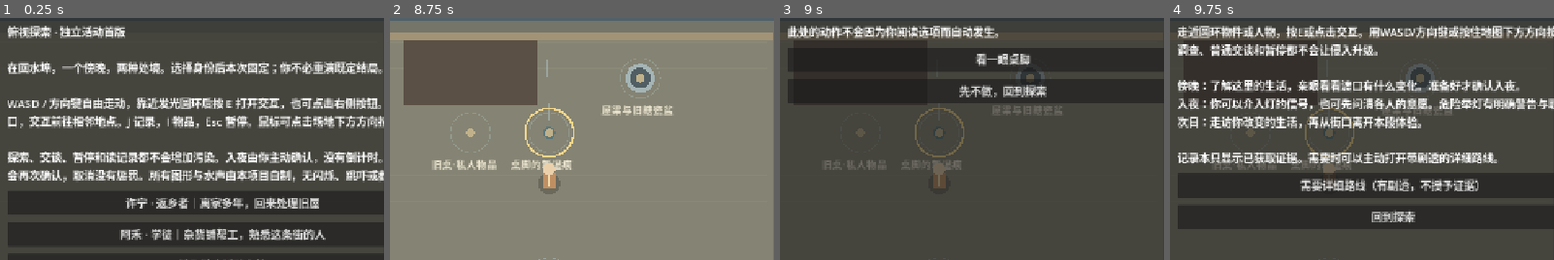
Above: before the commit, frames 1-4 (left to right).
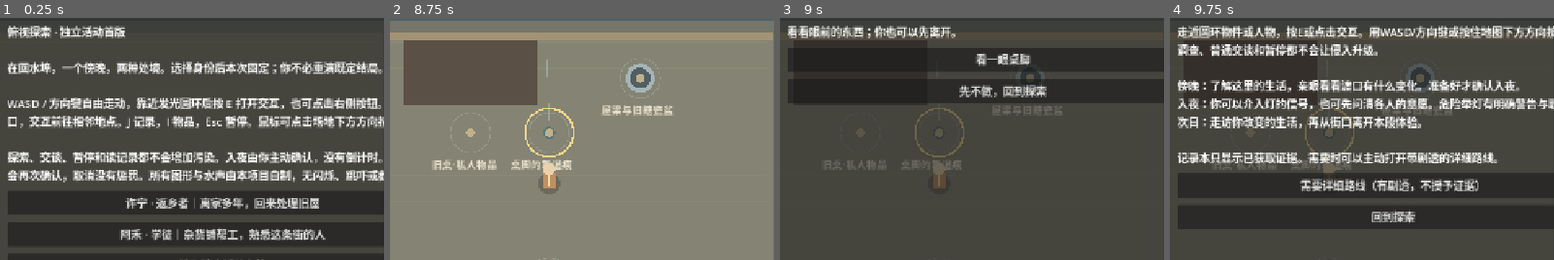
Above: after the commit, the same moments.

Repository: questroot/Cun
Game: Godot game, scene res://main.tscn
Two runs of this game, one before a commit and one after it. Both use one fixed random seed, a clock stepped at 60 frames per second and the inputs below.
Inputs (mouse positions are % of the whole screen's width and height, from its top left):
- Up to frame 1 (0.25 s): no input
- Up to frame 2 (8.75 s): click "记录 [J]" at 0.5 s; click "物品 [I]" at 1.25 s; click "暂停 [Esc]" at 2 s; click "读取独立活动存档" at 2.75 s; click "返回" at 3.5 s; click "保存" at 4.25 s; click "读取" at 5 s; click "确认" at 5.75 s; click "水声 开/关" at 6.5 s; tap Enter at 7.25 s; move the mouse to (45, 70) at 7.27 s; hold Up 7.28-8 s; tap E at 7.35 s; click (45, 70) at 7.42 s; tap Space at 7.52 s; click "许宁 · 返乡者｜离家多年，回来处理旧屋" at 8 s
- Up to frame 3 (9 s): click "[E] 交互：桌脚的新湿痕" at 8.75 s
- Up to frame 4 (9.75 s): click "当前目标 / 操作提示" at 9.5 s
The pictures show only the part of the screen within x 14-64%, y 19-69%; the shares and areas given below are measured in that part.

Frames 1-2 are identical in both runs. In frame 3, 1.8% of the frame differs, in the area x 2-57%, y 3-9%; in frame 4, nothing differs.

Commit message:
Keep Zhou negotiation in one continuing scene instead of exit loops

Diff:
--- a/activities/last-ferry/game/main.gd
+++ b/activities/last-ferry/game/main.gd
@@ -24,6 +24,8 @@
 var audio_time := 0.0
 var sound_enabled := false
 var rng := RandomNumberGenerator.new()
+var conversation_target := ""
+var conversation_response := ""
 
 func _ready() -> void:
 	add_to_group("cun_play_visible")
@@ -175,6 +177,8 @@
 func close_modal() -> void:
 	if not started: return
 	modal_open = false
+	conversation_target = ""
+	conversation_response = ""
 	paused = false
 	overlay.hide()
 	refresh_ui()
@@ -437,7 +441,22 @@
 	button(modal_body, "回到探索", close_modal)
 
 func act_button(text: String, id: String) -> void:
-	button(modal_body, text, func(): close_modal(); do_action(id))
+	button(modal_body, text, func():
+		if conversation_target == "zhou" and id in ["deliver", "verify", "zhou_memory", "signal_guess", "promise_forever", "waiting_plan", "force", "apologize"]:
+			continue_zhou(id)
+		else:
+			close_modal()
+			do_action(id))
+
+func continue_zhou(id: String) -> void:
+	# Keep the actual interlocutor nearby; never move or acquire evidence off-screen.
+	if not started or story.s.place != "shelter" or player.distance_to(Vector2(455,430)) > 82: return
+	story.act(id)
+	conversation_response = story.notice
+	modal_open = false
+	nearest = "zhou"
+	interact()
+	refresh_ui()
 
 func travel(place: String) -> void:
 	story.change_place(place)
@@ -470,7 +489,8 @@
 		travel(dest)
 		return
 	if target == "back": travel("steps"); return
-	open_modal(object_title(target), "此处的动作不会因为你阅读选项而自动发生。")
+	conversation_target = target if target == "zhou" else ""
+	open_modal(object_title(target), conversation_response if target == "zhou" and not conversation_response.is_empty() else ("周伯扶着灯等你开口。你可以谈眼前的装置，也可以先问他为什么守在这里；不用许诺自己做不到的事。" if target == "zhou" else "看看眼前的东西；你也可以先离开。"))
 	if story.s.phase == "epilogue":
 		act_button("查看次日生活与后果", "epilogue")
 		if target == "departure":
@@ -531,7 +551,7 @@
 				act_button("问他：小满以前坐渡船是什么样？", "zhou_memory")
 				if story.has("lamp") and story.has("timetable"):
 					act_button("把白罩与通航告示放在一起，讲出自己的猜测", "signal_guess")
-				if story.flag("heard_zhou") and not story.flag("consent"):
+				if (story.flag("heard_zhou") or story.flag("signal_compared")) and not story.flag("consent"):
 					act_button("说以后自己会一直替他守灯", "promise_forever")
 					act_button("提议只把今晚的等候和通航分开，不承诺替任何人守一生", "waiting_plan")
 				if story.core() and not story.flag("consent"): act_button("不愿再等，坚持先收白灯", "force")
--- a/activities/last-ferry/game/smoke_test.gd
+++ b/activities/last-ferry/game/smoke_test.gd
@@ -226,6 +226,18 @@
 	scene.player = Vector2(550,280)
 	check(scene.try_world_click(Vector2(550,240)) and scene.story.flag("tongue_home"), "direct install changes equipment")
 	check(not scene.modal_open, "repair manipulation does not open choice menus")
+	scene.start_game("he")
+	scene.travel("shelter")
+	scene.player = Vector2(455,430)
+	scene.nearest = "zhou"
+	scene.interact()
+	scene.continue_zhou("zhou_memory")
+	check(scene.modal_open and scene.conversation_target == "zhou", "listening continues in same conversation")
+	check(scene.conversation_response == scene.story.notice and scene.story.flag("heard_zhou"), "current response retained on screen")
+	scene.continue_zhou("promise_forever")
+	check(scene.modal_open and not scene.story.flag("consent"), "disagreement stays in dialogue not exit loop")
+	scene.close_modal()
+	check(scene.conversation_target == "" and scene.conversation_response == "", "leaving dialogue clears only presentation")
 	for id in ["xu", "he"]:
 		scene.start_game(id)
 		for place in ["street", "house", "shelter", "steps"]:
Not shown, changed: PROJECT_STATUS.md
Not shown, changed: activities/last-ferry/PLAYTEST.md
